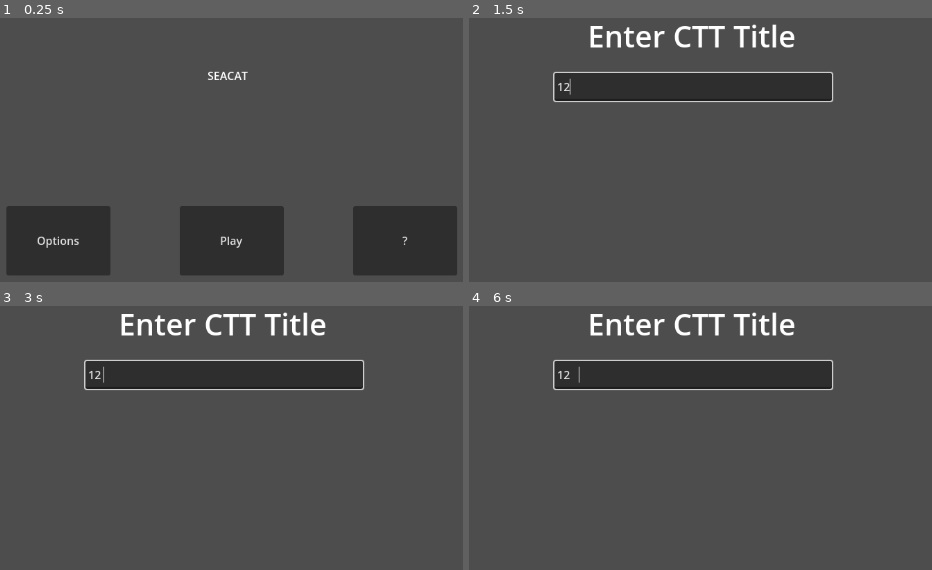
Above: before the commit, frames 1-4 (two rows, left to right).
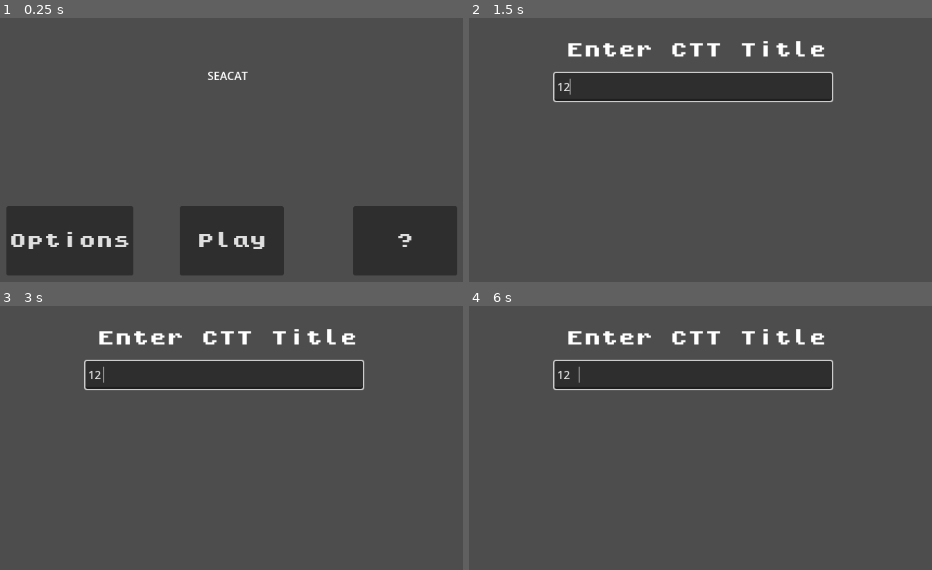
Above: after the commit, the same moments.

Repository: phan-andrew/demo3
Game: Godot game, scene res://start_screen.tscn
The game is run twice, just before and just after one commit, with the same random seed, the same clock (stepped at 60 frames per second) and the same inputs.
Inputs (mouse positions are in pixels of both pictures, inside the frame that each line leads up to):
- Up to frame 1 (0.25 s): no input
- Up to frame 2 (1.5 s): click "Play" at 0.5 s; click (691, 86) at 1.27 s; type "12" at 1.35 s
- Up to frame 3 (3 s): tap Enter at 2 s; tap Space at 2.75 s
- Up to frame 4 (6 s): tap Enter at 3.5, 5 s; tap Space at 4.25, 5.75 s

The runs differ from the first frame. In frame 1, 2.4% of the frame differs, in the area x 2-89%, y 71-98%; in frame 2, 2.4%, in the area x 21-77%, y 2-15%; in frame 3, 2.4%; in frame 4, 2.4%.

Commit message:
New Font Theme

Diff:
--- /dev/null
+++ b/mid_font_theme.tres
@@ -0,0 +1,7 @@
+[gd_resource type="Theme" load_steps=2 format=3 uid="uid://b2ufqqc6nun3o"]
+
+[ext_resource type="FontFile" uid="uid://duv0rbeynolx2" path="res://pixel font/kongtext.ttf" id="1_o2n4d"]
+
+[resource]
+default_font = ExtResource("1_o2n4d")
+default_font_size = 25
--- a/start_screen.tscn
+++ b/start_screen.tscn
@@ -1,6 +1,7 @@
-[gd_scene load_steps=2 format=3 uid="uid://co87awa5i6u5c"]
+[gd_scene load_steps=3 format=3 uid="uid://co87awa5i6u5c"]
 
 [ext_resource type="Script" path="res://start_screen.gd" id="1_ugavs"]
+[ext_resource type="Theme" uid="uid://b2ufqqc6nun3o" path="res://mid_font_theme.tres" id="2_8iye3"]
 
 [node name="Node2D" type="Node2D"]
 script = ExtResource("1_ugavs")
@@ -10,6 +11,7 @@
 offset_top = 400.0
 offset_right = 900.0
 offset_bottom = 500.0
+theme = ExtResource("2_8iye3")
 text = "?"
 
 [node name="Button" type="Button" parent="."]
@@ -17,6 +19,7 @@
 offset_top = 400.0
 offset_right = 400.0
 offset_bottom = 500.0
+theme = ExtResource("2_8iye3")
 text = "Options"
 
 [node name="Button3" type="Button" parent="."]
@@ -24,6 +27,7 @@
 offset_top = 400.0
 offset_right = 650.0
 offset_bottom = 500.0
+theme = ExtResource("2_8iye3")
 text = "Play"
 
 [node name="Label" type="Label" parent="."]
--- a/starting_prompts.tscn
+++ b/starting_prompts.tscn
@@ -1,16 +1,15 @@
 [gd_scene load_steps=2 format=3 uid="uid://sis1u3rdone5"]
 
-[sub_resource type="Theme" id="Theme_up4de"]
-default_font_size = 43
+[ext_resource type="Theme" uid="uid://b2ufqqc6nun3o" path="res://mid_font_theme.tres" id="1_2nmyf"]
 
 [node name="Node2D" type="CanvasLayer"]
 
 [node name="Label" type="Label" parent="."]
-offset_left = 412.0
-offset_top = 125.0
-offset_right = 711.0
-offset_bottom = 184.0
-theme = SubResource("Theme_up4de")
+offset_left = 381.0
+offset_top = 162.0
+offset_right = 951.0
+offset_bottom = 221.0
+theme = ExtResource("1_2nmyf")
 text = "Enter CTT Title"
 
 [node name="LineEdit" type="LineEdit" parent="."]
Binary file added: pixel font/kongtext.ttf
Not shown, added: pixel font/kongtext.ttf.import
Not shown, added: pixel font/license.txt
